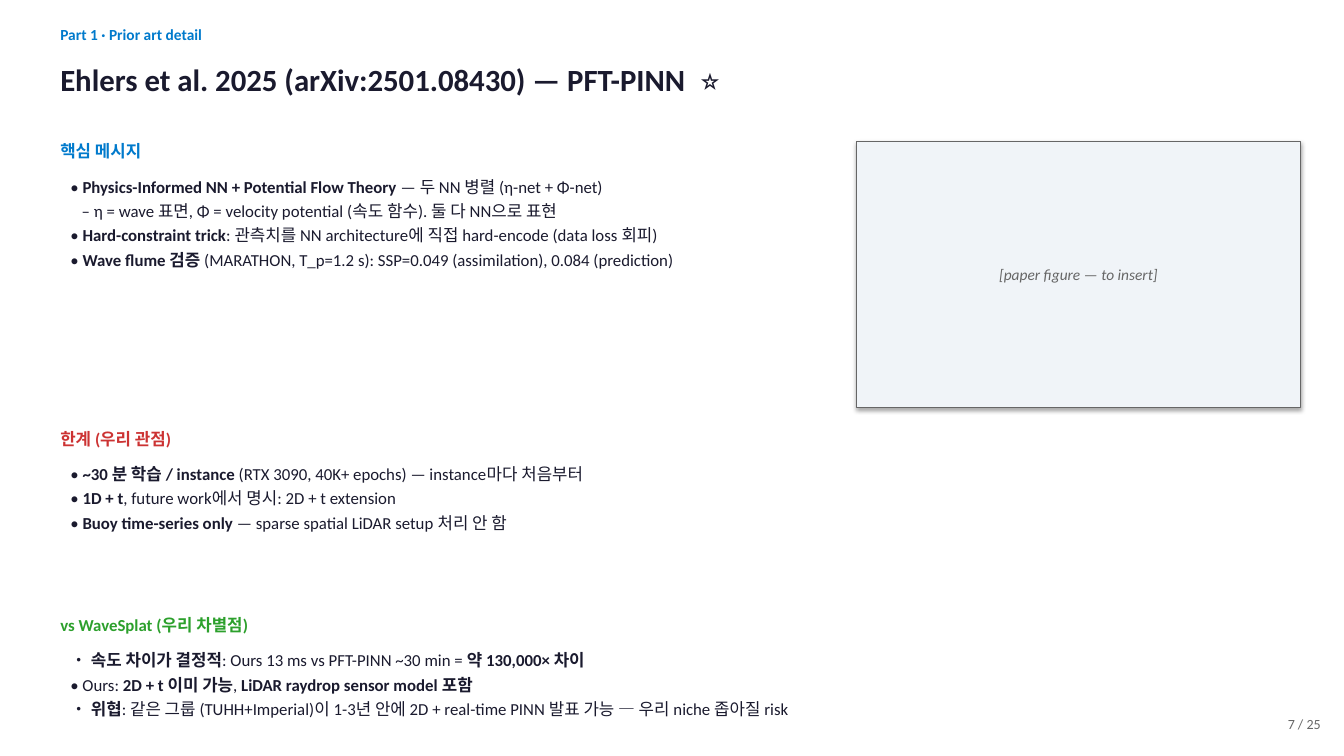
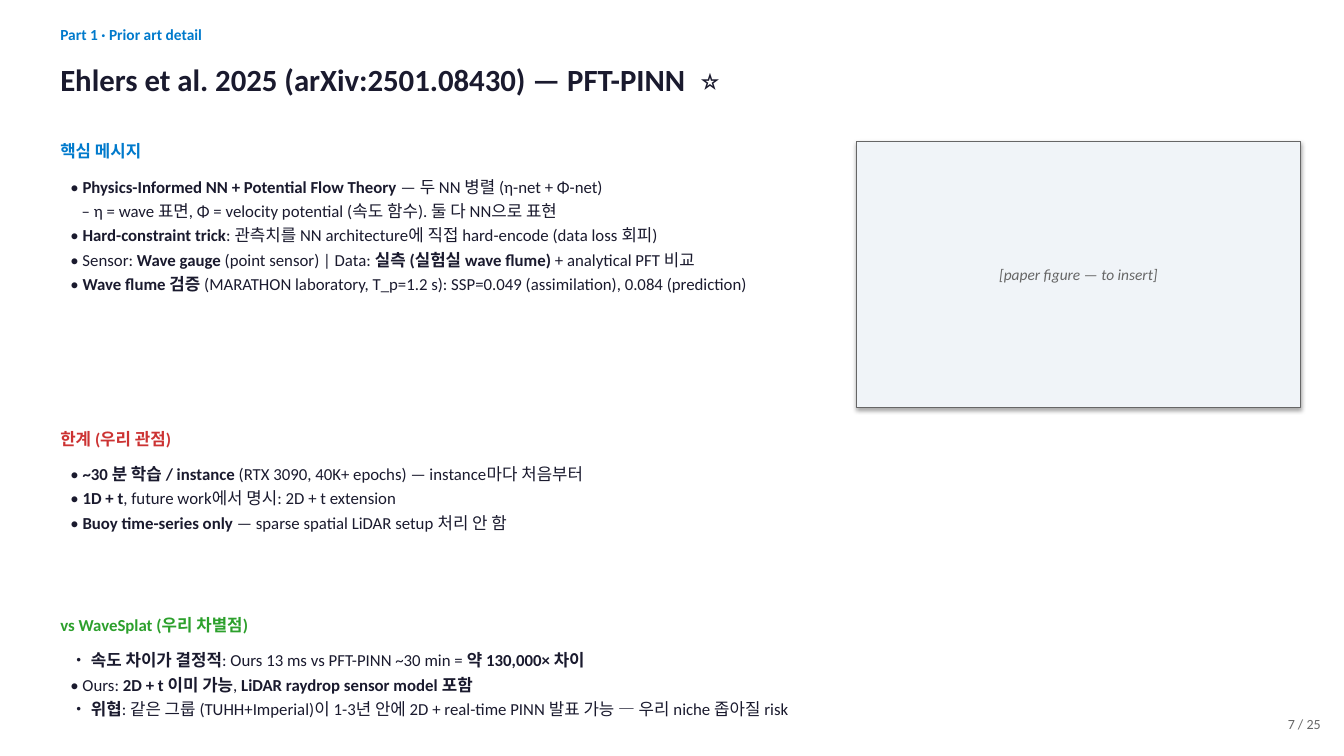
Before and after one commit to SAEYONGPARK94/wavesplat, a slide deck: slide 7 of wavesplat/docs/labmeeting_2026_05_13.pptx. Drawn at 1344x756 pixels with LibreOffice and Linux fonts; fonts in the diff are those of the drawing. Boxes give left, top, right and bottom in pixels: in the first picture for what was removed or moved away, otherwise in the second. Text is boxed around its words. In the diff, an @@ line names an element or a change of style, - is before the commit and + after.

```diff
--- a/wavesplat/docs/labmeeting_2026_05_13.pptx
+++ b/wavesplat/docs/labmeeting_2026_05_13.pptx
@@ text at (x1=82, y1=252, x2=747, y2=293): text changed @@
-• Wave flume 검증 (MARATHON, T_p=1.2 s): SSP=0.049 (assimilation), 0.084 (prediction)
+• Sensor: Wave gauge (point sensor) | Data: 실측 (실험실 wave flume) + analytical PFT 비교
+• Wave flume 검증 (MARATHON laboratory, T_p=1.2 s): SSP=0.049 (assimilation), 0.084 (prediction)
```
Also in this commit, not shown: 2 other slides changed, 2 other files.
